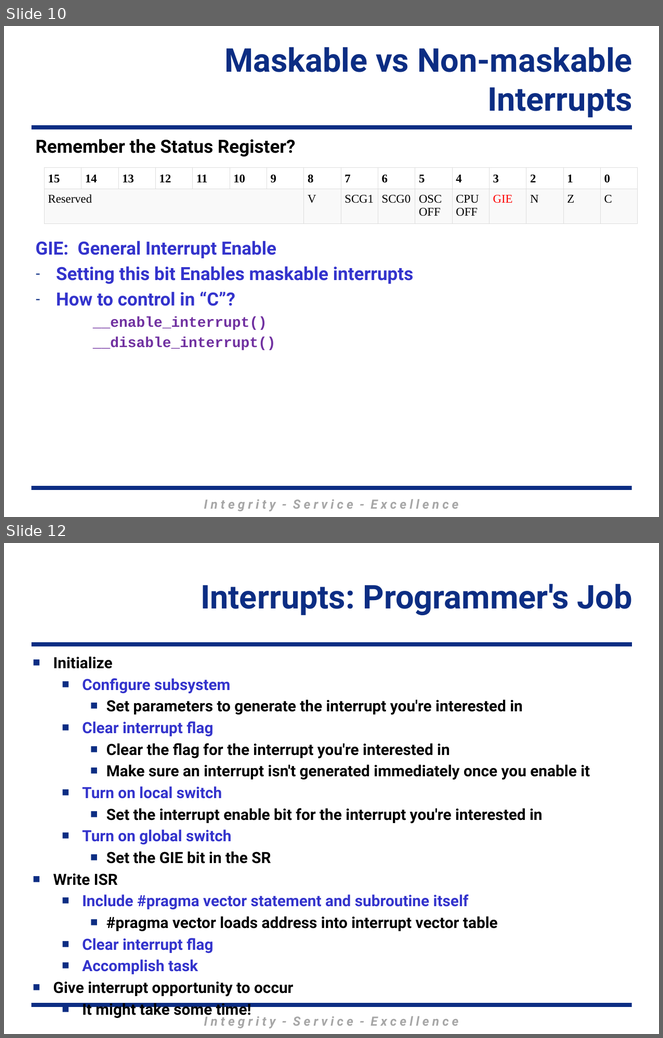
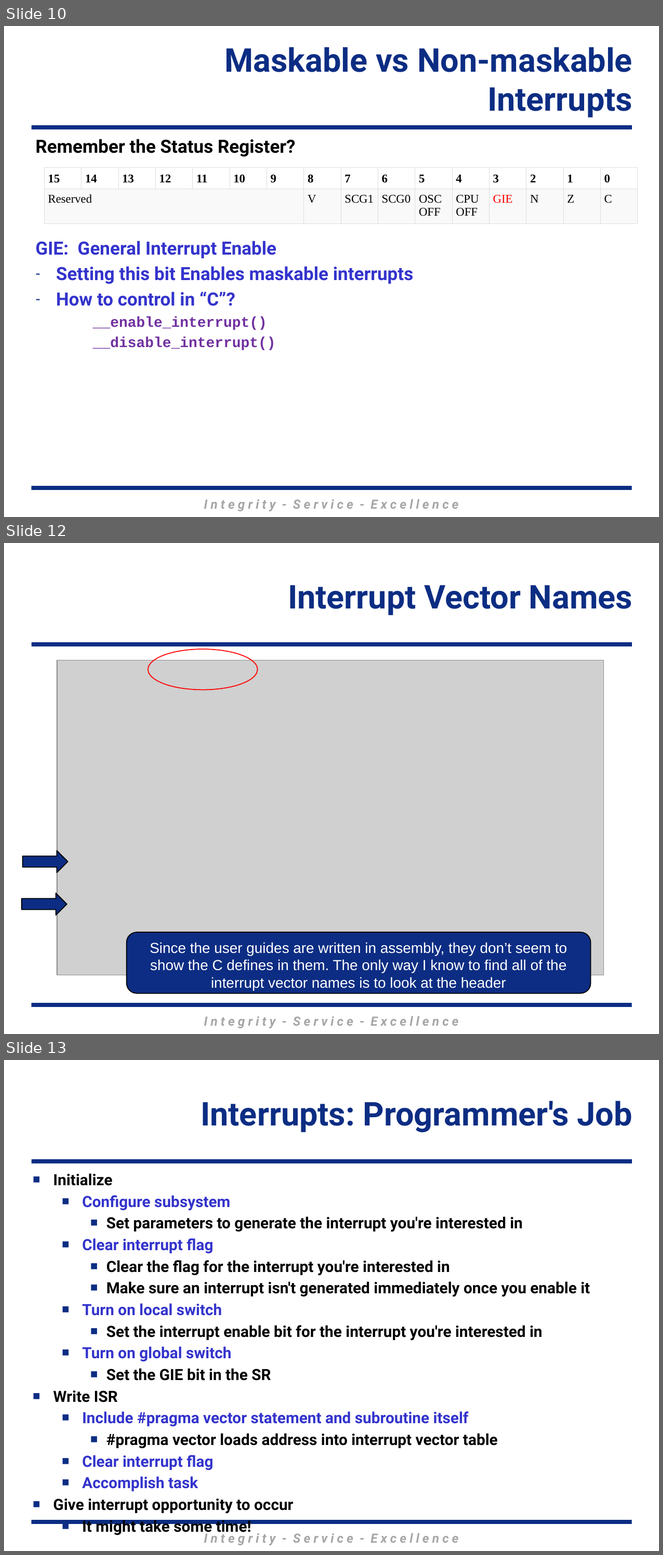
Before and after one commit to MarsUniversity/ECE382, a slide deck: source/lessons/lsn24-25/Lsn24-25.pptx. Shown one above the other, each under a label of ours: slides 10 and 12 before the commit, slides 10, 12 and 13 after it; the slides between them are not shown. The pictures are 663x1038 and 663x1555 pixels, drawn with LibreOffice and Linux fonts; fonts in the diff are those of the drawing; grey boxes stand for pictures; background and template pictures are left out. Boxes give left, top, right and bottom in pixels: in the first picture for what was removed or moved away, otherwise in the second. Text is boxed around its words. In the diff, an @@ line names an element or a change of style, - is before the commit and + after.

```diff
--- a/source/lessons/lsn24-25/Lsn24-25.pptx
+++ b/source/lessons/lsn24-25/Lsn24-25.pptx
@@ slide 12 added at <box>4,543,659,1034</box>, background #FFFFFF; not listed: 3 template elements that a slide beside it also shows @@
@@ title added at <box>288,585,633,615</box>, 36 pt, text #0C2D83, bold @@
+Interrupt Vector Names
@@ ellipse added at <box>148,649,258,690</box>, outline #FF0000 1 pt @@
@@ picture added at <box>57,661,604,976</box> @@
@@ right arrow added at <box>22,851,67,873</box>, fill #0C2D83, outline #000000 1 pt @@
@@ right arrow added at <box>22,893,67,916</box>, fill #0C2D83, outline #000000 1 pt @@
@@ rounded rectangle added at <box>127,933,591,994</box>, fill #0C2D83, outline #000000 1 pt, 16 pt, text #FFFFFF @@
+Since the user guides are written in assembly, they don’t seem to show the C defines in them. The only way I know to find all of the interrupt vector names is to look at the header
@@ what was slide 12 is now slide 13 @@
```
Also in this commit, not shown: 3 slides changed, 4 other files.
